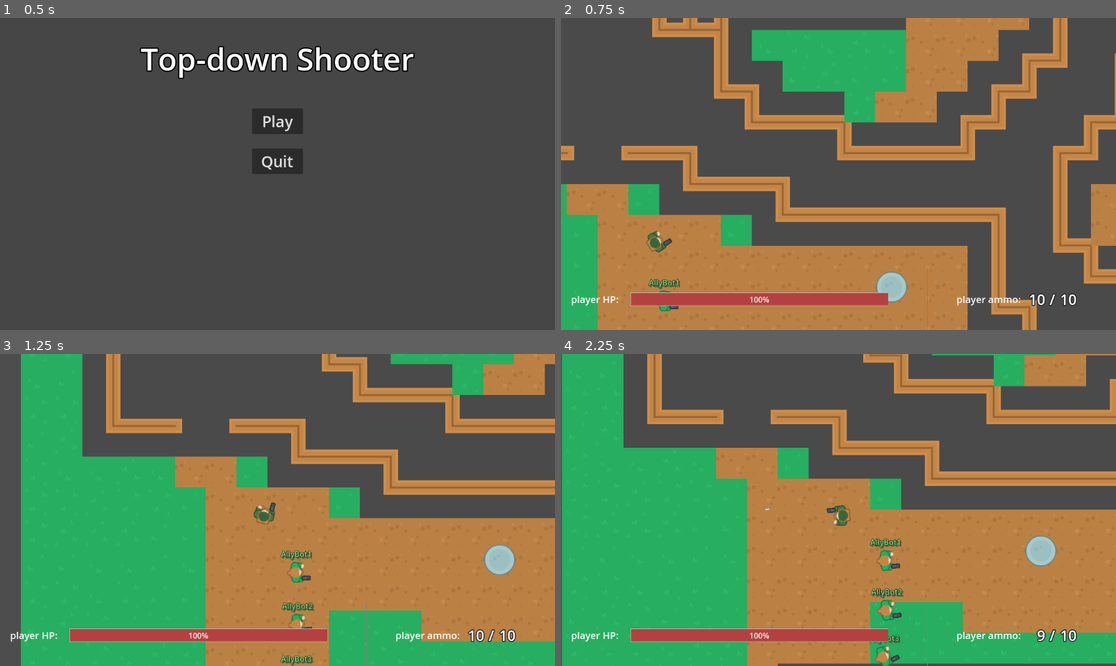
Above: before the commit, frames 1-4 (two rows, left to right).
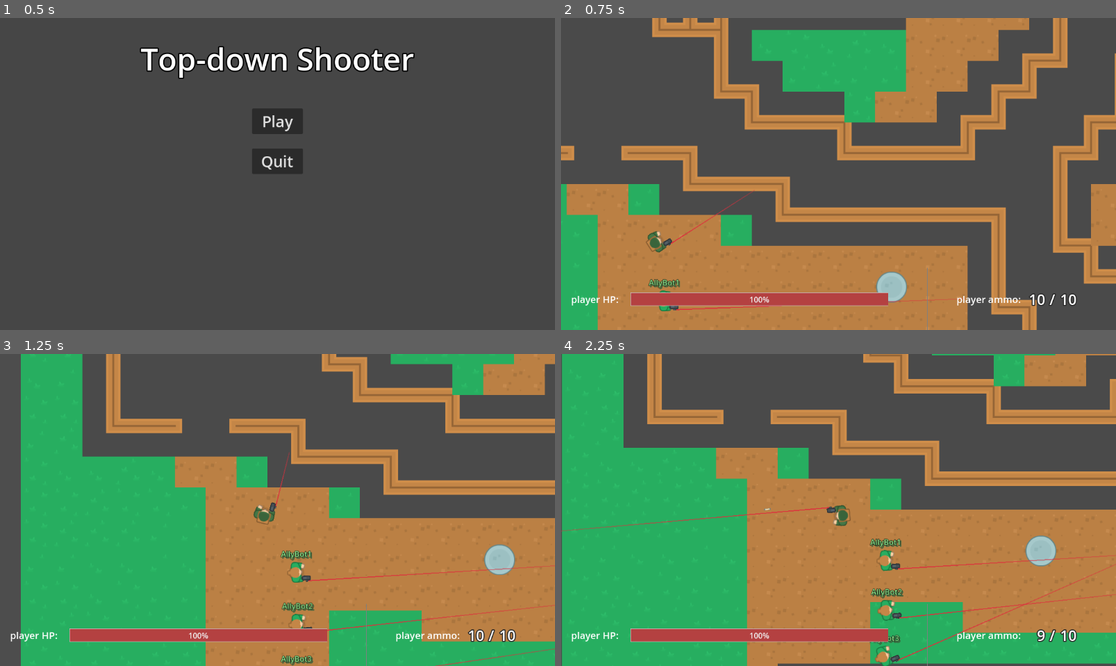
Above: after the commit, the same moments.

Repository: ZeromaXHe/MyGitRepository
Game: Godot game, scene res://scenes/main_menu_screen.tscn
Same seed, same stepped clock (60 frames per second), same inputs: the game is played once before the commit and once after it.
Inputs (mouse positions are in pixels of both pictures, inside the frame that each line leads up to):
- Up to frame 1 (0.5 s): no input
- Up to frame 2 (0.75 s): click "Play" at 0.5 s
- Up to frame 3 (1.25 s): no input
- Up to frame 4 (2.25 s): move the mouse to (849, 388) at 1.27 s; press the mouse at (849, 388) at 1.28 s; hold D (right) 1.28-2.03 s; move the mouse to (727, 525) at 2.02 s; release the mouse at (727, 525) at 2.03 s; hold S (down) from 2.03 s (still down); click (727, 525) at 2.1 s

Frame 1 is identical in both runs. In frame 2, 0.2% of the frame differs, in the area x 19-72%, y 55-94%; in frame 3, 0.4%; in frame 4, 0.6%, in the area x 0-100%, y 48-99%.

Commit message:
feature(GodotDemo): GodotProjects 俯视角射击游戏 - 简单的激光瞄具效果实现

Diff:
--- a/GodotDemo/GodotProjects/scenes/pistol.tscn
+++ b/GodotDemo/GodotProjects/scenes/pistol.tscn
@@ -1,7 +1,8 @@
-[gd_scene load_steps=6 format=3 uid="uid://csey2ttus5i7"]
+[gd_scene load_steps=7 format=3 uid="uid://csey2ttus5i7"]
 
 [ext_resource type="PackedScene" uid="uid://x8xciy0vnhyb" path="res://scenes/weapon.tscn" id="1_1k88s"]
 [ext_resource type="Texture2D" uid="uid://b2u7bjyw886p7" path="res://assets/top_down_shooter/PNG/weapon_gun.png" id="2_ckjke"]
+[ext_resource type="PackedScene" uid="uid://d2jd02hvsort0" path="res://scenes/ray_caster.tscn" id="3_b10jn"]
 
 [sub_resource type="Animation" id="Animation_1uvsr"]
 resource_name = "muzzle_flash"
@@ -71,8 +72,10 @@
 [node name="Gun" parent="." index="0"]
 texture = ExtResource("2_ckjke")
 
+[node name="RayCaster" parent="Gun" index="0" instance=ExtResource("3_b10jn")]
+position = Vector2(10, 6)
+
 [node name="MuzzleFlash" parent="." index="3"]
-visible = true
 scale = Vector2(1, 1)
 
 [node name="AnimationPlayer" type="AnimationPlayer" parent="." index="4"]
--- /dev/null
+++ b/GodotDemo/GodotProjects/scenes/ray_caster.tscn
@@ -0,0 +1,26 @@
+[gd_scene load_steps=4 format=3 uid="uid://d2jd02hvsort0"]
+
+[ext_resource type="Texture2D" uid="uid://b2u7bjyw886p7" path="res://assets/top_down_shooter/PNG/weapon_gun.png" id="1_wxtcm"]
+[ext_resource type="Script" path="res://scripts/ray_caster.gd" id="2_wpo7e"]
+
+[sub_resource type="Gradient" id="Gradient_3oib7"]
+offsets = PackedFloat32Array(0, 0.818713, 1)
+colors = PackedColorArray(0.870588, 0.184314, 0.239216, 1, 0.870588, 0.184314, 0.239216, 1, 0.870588, 0.184314, 0.239216, 0.313726)
+
+[node name="RayCaster" type="Node2D"]
+script = ExtResource("2_wpo7e")
+
+[node name="RayCast2D" type="RayCast2D" parent="."]
+target_position = Vector2(600, 0)
+hit_from_inside = true
+
+[node name="Line2D" type="Line2D" parent="."]
+points = PackedVector2Array(-3.8147e-06, 0, 600, 0)
+width = 2.0
+default_color = Color(0.870588, 0.184314, 0.239216, 1)
+gradient = SubResource("Gradient_3oib7")
+
+[node name="Img" type="Sprite2D" parent="."]
+scale = Vector2(0.3, 0.3)
+texture = ExtResource("1_wxtcm")
+offset = Vector2(-9, 0)
--- a/GodotDemo/GodotProjects/scenes/sub_machine_gun.tscn
+++ b/GodotDemo/GodotProjects/scenes/sub_machine_gun.tscn
@@ -1,7 +1,8 @@
-[gd_scene load_steps=6 format=3 uid="uid://c3f6foiqy7yel"]
+[gd_scene load_steps=7 format=3 uid="uid://c3f6foiqy7yel"]
 
 [ext_resource type="PackedScene" uid="uid://x8xciy0vnhyb" path="res://scenes/weapon.tscn" id="1_5qky3"]
 [ext_resource type="Texture2D" uid="uid://b84hemgghk2iv" path="res://assets/top_down_shooter/PNG/weapon_silencer.png" id="2_yr4ua"]
+[ext_resource type="PackedScene" uid="uid://d2jd02hvsort0" path="res://scenes/ray_caster.tscn" id="3_200qu"]
 
 [sub_resource type="Animation" id="Animation_j44oc"]
 resource_name = "muzzle_flash"
@@ -74,6 +75,9 @@
 texture = ExtResource("2_yr4ua")
 offset = Vector2(9, 0)
 
+[node name="RayCaster" parent="Gun" index="0" instance=ExtResource("3_200qu")]
+position = Vector2(8, 6)
+
 [node name="Muzzle" parent="." index="1"]
 position = Vector2(22, 0)
 
--- /dev/null
+++ b/GodotDemo/GodotProjects/scripts/ray_caster.gd
@@ -0,0 +1,30 @@
+extends Node2D
+
+
+@export var ray_range: int = 600
+
+@onready var ray_cast: RayCast2D = $RayCast2D
+@onready var line: Line2D = $Line2D
+
+var pre_frame_ray_collide: bool = false
+
+
+func _ready() -> void:
+	line.clear_points()
+	line.add_point(Vector2.ZERO)
+	line.add_point(Vector2.RIGHT * ray_range)
+
+	ray_cast.target_position = Vector2(ray_range, 0)
+
+
+func _physics_process(delta: float) -> void:
+	if ray_cast.is_colliding():
+		# 这里切记不能修改根节点的 scale，不然会影响这里的距离判断…… 一开始我就是拿 Img 做根节点，缩小图片导致 bug
+		line.set_point_position(1, Vector2.RIGHT * \
+				ray_cast.global_position.distance_to(ray_cast.get_collision_point()))
+		pre_frame_ray_collide = true
+	else:
+		if pre_frame_ray_collide:
+			# 如果之前碰撞了，恢复正常值
+			line.set_point_position(1, Vector2.RIGHT * ray_range)
+		pre_frame_ray_collide = false
